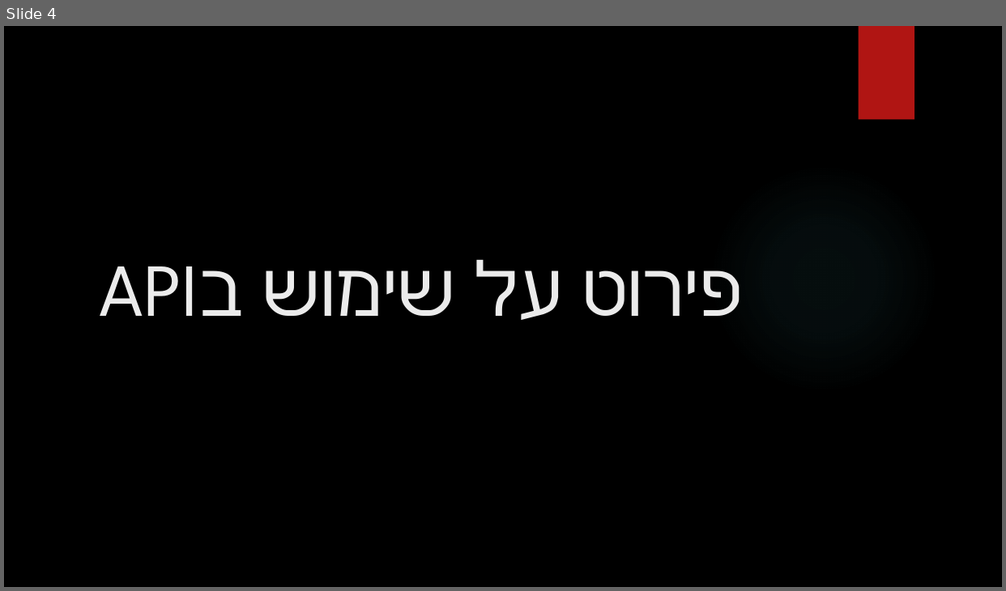
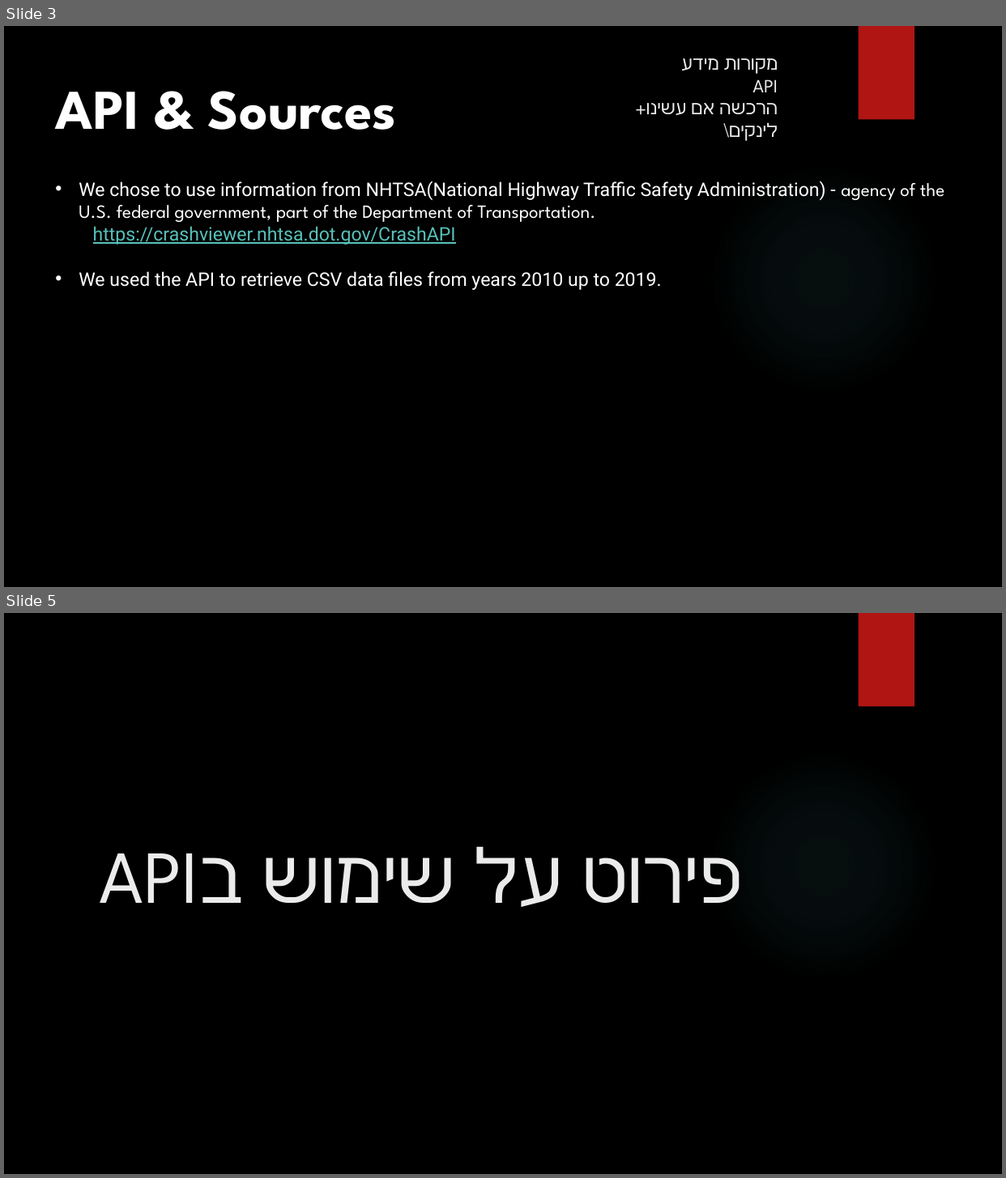
Before and after one commit to danprophet/dataScience, a slide deck: documents/Car Accidents Project.pptx. Shown one above the other, each under a label of ours: slide 4 before the commit, slides 3 and 5 after it; the slides between them are not shown. The pictures are 1006x591 and 1006x1178 pixels, drawn with LibreOffice and Linux fonts; fonts in the diff are those of the drawing; background and template pictures are left out. Boxes give left, top, right and bottom in pixels: in the first picture for what was removed or moved away, otherwise in the second. Text is boxed around its words. In the diff, an @@ line names an element or a change of style, - is before the commit and + after.

```diff
--- a/documents/Car Accidents Project.pptx
+++ b/documents/Car Accidents Project.pptx
@@ slide 3 added at (4, 26, 1002, 587), background picture (left out); not listed: 2 template elements that a slide beside it also shows @@
@@ title added at (719, 58, 778, 141), 18 pt, text #EBEBEB @@
+מקורות מידע
+API
+הרכשה אם עשינו+
+לינקים\
@@ text added at (55, 91, 397, 130), 54 pt, text #FFFFFF, bold @@
+API & Sources
@@ text added at (79, 181, 944, 290), 18 pt, text #FFFFFF @@
+• We chose to use information from NHTSA(National Highway Traffic Safety Administration) - agency of the U.S. federal government, part of the Department of Transportation.
+https://crashviewer.nhtsa.dot.gov/CrashAPI
+• We used the API to retrieve CSV data files from years 2010 up to 2019.
@@ what was slide 4 is now slide 5 @@
```
Also in this commit, not shown: 2 slides changed, 1 other slide added, 1 slide removed, 1 other file.
